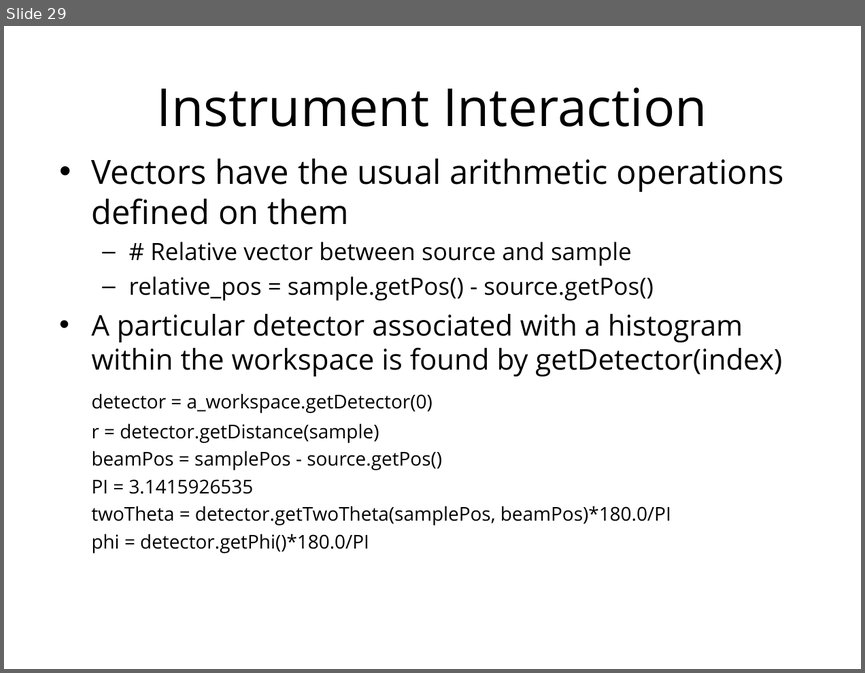
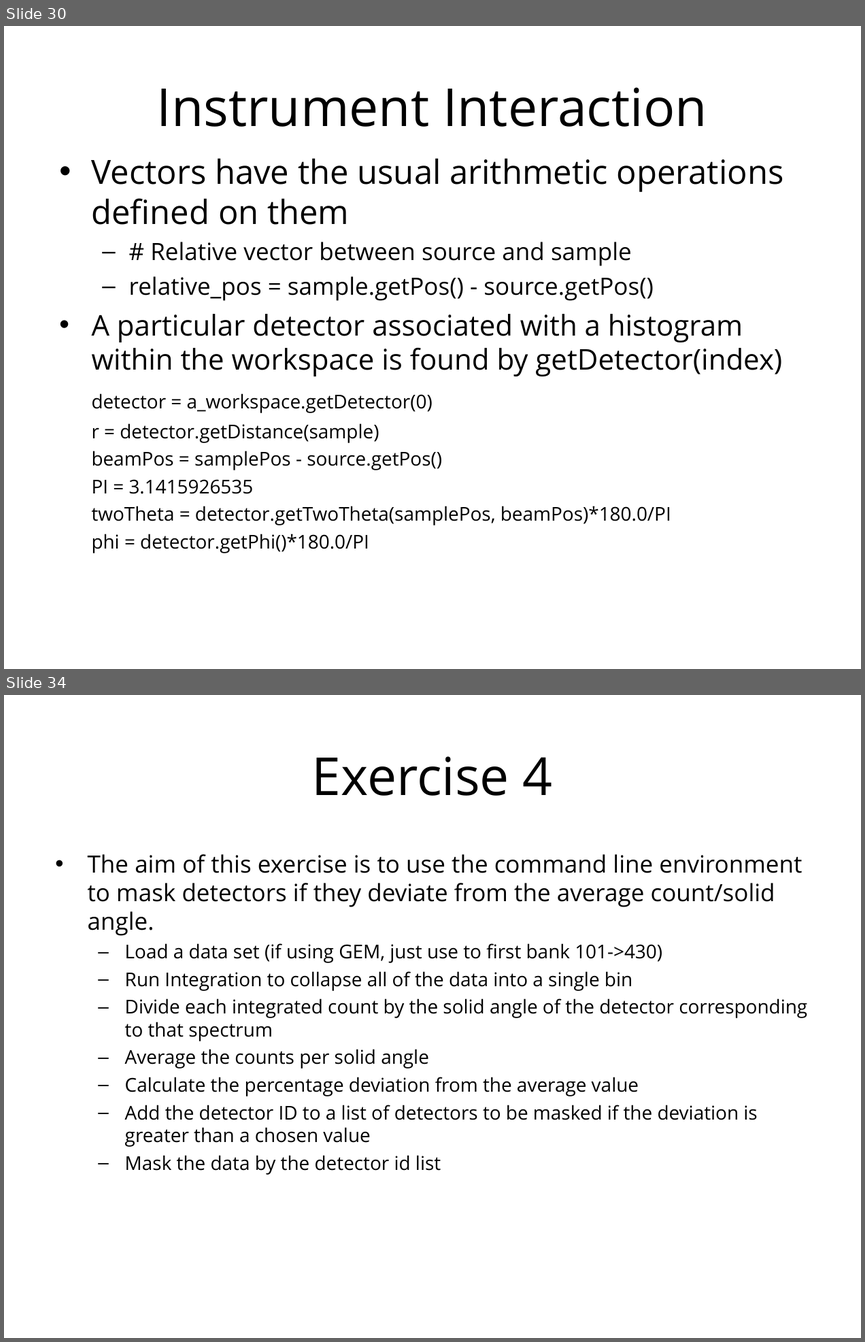
Before and after one commit to mantidproject/documents, a slide deck: Presentations/Python training course/Python in Mantid.ppt. Shown one above the other, each under a label of ours: slide 29 before the commit, slides 30 and 34 after it; the slides between them are not shown. The pictures are 865x673 and 865x1342 pixels, drawn with LibreOffice and Linux fonts; fonts in the diff are those of the drawing; background and template pictures are left out. Boxes give left, top, right and bottom in pixels: in the first picture for what was removed or moved away, otherwise in the second. Text is boxed around its words. In the diff, an @@ line names an element or a change of style, - is before the commit and + after.

```diff
--- a/Presentations/Python training course/Python in Mantid.ppt
+++ b/Presentations/Python training course/Python in Mantid.ppt
@@ slide 34 added at bbox=[4, 695, 861, 1338], background #FFFFFF @@
@@ title added at bbox=[311, 756, 553, 796], 44 pt, text #000000 @@
+Exercise 4
@@ text added at bbox=[88, 854, 807, 1174], 16 pt, text #000000 @@
+• The aim of this exercise is to use the command line environment to mask detectors if they deviate from the average count/solid angle.
+  – Load a data set (if using GEM, just use to first bank 101->430)
+  – Run Integration to collapse all of the data into a single bin
+  – Divide each integrated count by the solid angle of the detector corresponding to that spectrum
+  – Average the counts per solid angle
+  – Calculate the percentage deviation from the average value
+  – Add the detector ID to a list of detectors to be masked if the deviation is greater than a chosen value
+  – Mask the data by the detector id list
@@ what was slide 29 is now slide 30 @@
```
Also in this commit, not shown: 6 other slides added, 2 slides removed.
